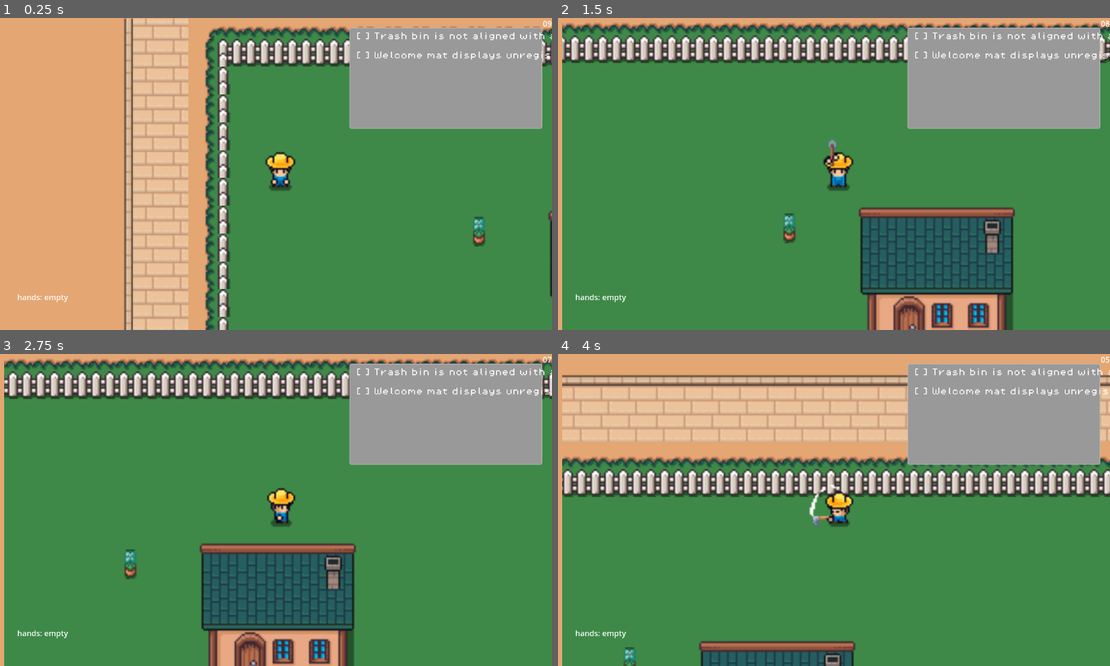
Above: before the commit, frames 1-4 (two rows, left to right).
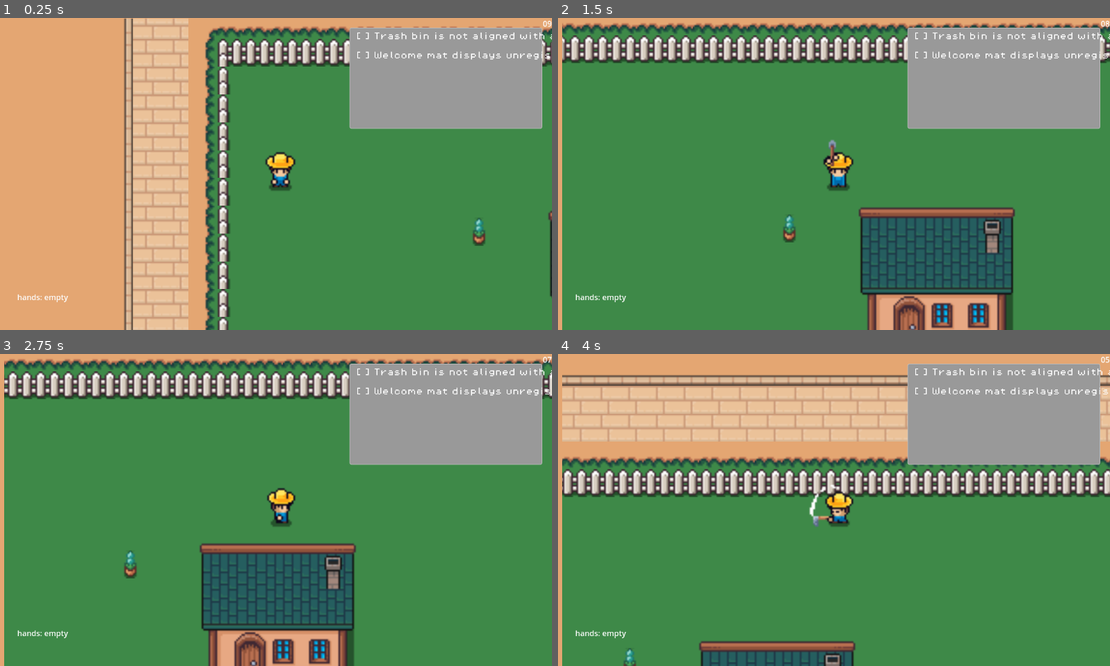
Above: after the commit, the same moments.

Repository: rae-ralston/cosmic-horror-hoa
Game: Godot game, scene res://scenes/game.tscn
The game is run twice, just before and just after one commit, with the same random seed, the same clock (stepped at 60 frames per second) and the same inputs.
Inputs:
- Up to frame 1 (0.25 s): no input
- Up to frame 2 (1.5 s): tap Enter (ui_accept) at 0.5, 0.77 s; hold Right (ui_right) 0.53-1.28 s; hold E (interact) 0.53-1.28 s; hold Down (ui_down) from 1.28 s (still down); tap Space (plow) at 1.35 s
- Up to frame 3 (2.75 s): tap Enter (ui_accept) at 1.52 s; release Down (ui_down) at 2.03 s; hold Right (ui_right) from 2.03 s (still down); tap W (water) at 2.1 s
- Up to frame 4 (4 s): release Right (ui_right) at 2.78 s; hold Up (ui_up) 2.78-3.53 s; tap E (interact) at 2.85 s; tap Enter (ui_accept) at 3.02, 3.77 s; hold Left (ui_left) from 3.53 s (still down); tap Space (plow) at 3.6 s

The runs differ from the first frame. In frame 1, less than 0.1% of the frame differs, in the area x 85-88%, y 63-74%; in frame 2, less than 0.1%; in frame 3, less than 0.1%, in the area x 22-25%, y 62-73%; in frame 4, less than 0.1%.

Commit message:
Rae/multiple items and zones (#48)
* generalized items and drop zones

* clean up

Diff:
--- a/data/items_by_id.gd
+++ /dev/null
@@ -1,25 +0,0 @@
-extends Node
-
-const ITEMS_BY_ID := {
-	"flower_pot": {
-		"id": "flower_pot",
-		"display_name": "Flower Pot",
-		"pickupable": true,
-		"size_class": "small",
-		"icon": {"x": 0, "y": 0, "w": 16, "h": 16}
-	},
-	"yard_flamingo": {
-		"id": "yard_flamingo",
-		"display_name": "Yard Flamingo",
-		"pickupable": true,
-		"size_class": "medium",
-		"icon": {"x": 16, "y": 0, "w": 16, "h": 16}
-	},
-	"welcome_mat": {
-		"id": "welcome_mat",
-		"display_name": "Welcome Mat",
-		"pickupable": true,
-		"size_class": "flat",
-		"icon": {"x": 32, "y": 0, "w": 16, "h": 16}
-	}
-}
--- a/scenes/game.tscn
+++ b/scenes/game.tscn
@@ -8,15 +8,8 @@
 [ext_resource type="PackedScene" uid="uid://llv2q3dauk28" path="res://scenes/citation_list_ui.tscn" id="4_vtaks"]
 [ext_resource type="PackedScene" uid="uid://j28d6tuyrgp6" path="res://scenes/timer_display.tscn" id="6_p57ef"]
 [ext_resource type="PackedScene" uid="uid://mdsr1aaoki0k" path="res://scenes/player.tscn" id="6_player"]
-[ext_resource type="Script" uid="uid://h06u2lhc0alq" path="res://scripts/item.gd" id="7_gee14"]
-[ext_resource type="Texture2D" uid="uid://bh177mk48wv3j" path="res://assets/sprites/decor/Flowers.png" id="7_u5sy4"]
-[ext_resource type="Script" uid="uid://cfd1rjp83hef0" path="res://scripts/placement_zone.gd" id="11_kvpfn"]
-
-[sub_resource type="RectangleShape2D" id="RectangleShape2D_gee14"]
-size = Vector2(5.8485603, 10.246149)
-
-[sub_resource type="RectangleShape2D" id="RectangleShape2D_kvpfn"]
-size = Vector2(40, 40)
+[ext_resource type="PackedScene" uid="uid://dnrn256j1jnpv" path="res://scenes/placement_zone.tscn" id="9_vtaks"]
+[ext_resource type="PackedScene" uid="uid://dnws8dw5c3xsc" path="res://scenes/item.tscn" id="10_kvpfn"]
 
 [node name="game" type="Control"]
 layout_mode = 3
@@ -107,33 +100,22 @@
 
 [node name="player" parent="GameView/GameViewport/World" instance=ExtResource("6_player")]
 
-[node name="ItemFlowerPot" type="Area2D" parent="GameView/GameViewport/World"]
+[node name="FlowerPot" type="Node" parent="GameView/GameViewport/World"]
+
+[node name="PlacementZone" parent="GameView/GameViewport/World/FlowerPot" instance=ExtResource("9_vtaks")]
+position = Vector2(223.35944, 133.2)
+
+[node name="Item" parent="GameView/GameViewport/World/FlowerPot" instance=ExtResource("10_kvpfn")]
 position = Vector2(114.74325, 32.67692)
-collision_layer = 3
-collision_mask = 3
-script = ExtResource("7_gee14")
-item_id = "flower_pot"
 
-[node name="Sprite2D" type="Sprite2D" parent="GameView/GameViewport/World/ItemFlowerPot"]
-texture = ExtResource("7_u5sy4")
-region_enabled = true
-region_rect = Rect2(84, 79.3235, 8.102829, 16.948715)
+[node name="Flamingo" type="Node" parent="GameView/GameViewport/World"]
 
-[node name="CollisionShape2D" type="CollisionShape2D" parent="GameView/GameViewport/World/ItemFlowerPot"]
-shape = SubResource("RectangleShape2D_gee14")
+[node name="Item2" parent="GameView/GameViewport/World/Flamingo" instance=ExtResource("10_kvpfn")]
+position = Vector2(16.431679, 106.33846)
+item_id = "yard_flamingo"
 
-[node name="ZoneFlowerPot" type="Area2D" parent="GameView/GameViewport/World"]
-position = Vector2(223.35944, 133.2)
-script = ExtResource("11_kvpfn")
-allowed_item_ids = Array[String](["flower_pot"])
-snap_point_path = NodePath("SnapPoint")
-
-[node name="FlowerPotCollision" type="CollisionShape2D" parent="GameView/GameViewport/World/ZoneFlowerPot"]
-light_mask = 5
-visibility_layer = 5
-position = Vector2(0.27850723, -0.5538368)
-shape = SubResource("RectangleShape2D_kvpfn")
-
-[node name="SnapPoint" type="Marker2D" parent="GameView/GameViewport/World/ZoneFlowerPot"]
+[node name="PlacementZone" parent="GameView/GameViewport/World/Flamingo" instance=ExtResource("9_vtaks")]
+position = Vector2(50.687553, 153.41537)
+allowed_item_ids = Array[String](["yard_flamingo"])
 
 [connection signal="citations_changed" from="CitationsManager" to="." method="_on_citations_manager_citations_changed"]
--- /dev/null
+++ b/scenes/item.tscn
@@ -0,0 +1,21 @@
+[gd_scene load_steps=4 format=3 uid="uid://dnws8dw5c3xsc"]
+
+[ext_resource type="Script" uid="uid://h06u2lhc0alq" path="res://scripts/item.gd" id="1_s8enn"]
+[ext_resource type="Texture2D" uid="uid://bh177mk48wv3j" path="res://assets/sprites/decor/Flowers.png" id="2_6muww"]
+
+[sub_resource type="RectangleShape2D" id="RectangleShape2D_gee14"]
+size = Vector2(5.8485603, 10.246149)
+
+[node name="Item" type="Area2D"]
+collision_layer = 3
+collision_mask = 3
+script = ExtResource("1_s8enn")
+item_id = "flower_pot"
+
+[node name="ItemSprite" type="Sprite2D" parent="."]
+texture = ExtResource("2_6muww")
+region_enabled = true
+region_rect = Rect2(84, 79.3235, 8.102829, 16.948715)
+
+[node name="ItemCollision" type="CollisionShape2D" parent="."]
+shape = SubResource("RectangleShape2D_gee14")
--- /dev/null
+++ b/scenes/placement_zone.tscn
@@ -0,0 +1,19 @@
+[gd_scene load_steps=3 format=3 uid="uid://dnrn256j1jnpv"]
+
+[ext_resource type="Script" uid="uid://cfd1rjp83hef0" path="res://scripts/placement_zone.gd" id="1_vn8dm"]
+
+[sub_resource type="RectangleShape2D" id="RectangleShape2D_kvpfn"]
+size = Vector2(40, 40)
+
+[node name="PlacementZone" type="Area2D"]
+script = ExtResource("1_vn8dm")
+allowed_item_ids = Array[String](["flower_pot"])
+snap_point_path = NodePath("ZoneSnapTo")
+
+[node name="ZoneCollision" type="CollisionShape2D" parent="."]
+light_mask = 5
+visibility_layer = 5
+position = Vector2(0.27850723, -0.5538368)
+shape = SubResource("RectangleShape2D_kvpfn")
+
+[node name="ZoneSnapTo" type="Marker2D" parent="."]
--- a/scripts/item.gd
+++ b/scripts/item.gd
@@ -1,16 +1,14 @@
 extends Area2D
 class_name Item
 
-@export var item_id: String = ""
+@export var item_id: String = "": set = set_item_id
 
+func set_item_id(value: String) -> void:
+	item_id = value
+	if is_node_ready():
+		_apply_visuals()
 
 var state: Dictionary = {}
-
-#func _normalize_id(raw: String) -> String:
-	#var key := raw.strip_edges()
-	#key = key.trim_prefix("\"").trim_suffix("\"")
-	#key = key.trim_prefix("'").trim_suffix("'")
-	#return key
 
 func _normalize_id(raw: String) -> String:
 	var key := raw.strip_edges()
@@ -36,3 +34,17 @@
 func _ready() -> void:
 	ItemRegistry.register(self)
 	add_to_group("pickup_items")
+
+	_apply_visuals()
+
+func _apply_visuals() -> void:
+	var item_sprite = get_node_or_null("ItemSprite")
+	if not item_sprite:
+		return
+
+	var texture := Items.get_world_texture(_normalize_id(item_id))
+	if texture != null:
+		item_sprite.texture = texture
+		item_sprite.region_enabled = false
+	else:
+		push_warning("Item '%s' has no world texture" % item_id)
--- a/scripts/items.gd
+++ b/scripts/items.gd
@@ -2,6 +2,7 @@
 class_name Items
 
 const ICON_ATLAS: Texture2D = preload("res://assets/sprites/icons/Other_Icons_Outline.png")
+const WORLD_ATLAS: Texture2D = preload("res://assets/sprites/decor/Flowers.png")
 
 const ITEMS_BY_ID := {
 	"flower_pot": {
@@ -10,6 +11,7 @@
 		"pickupable": true,
 		"size_class": "small",
 		"icon_region": Rect2(0, 0, 16, 16),
+		"world_region": Rect2(80, 144, 16, 16),
 	},
 	"yard_flamingo": {
 		"id": "yard_flamingo",
@@ -17,6 +19,7 @@
 		"pickupable": true,
 		"size_class": "medium",
 		"icon_region": Rect2(16, 0, 16, 16),
+		"world_region": Rect2(80, 128, 16, 16)
 	},
 	"welcome_mat": {
 		"id": "welcome_mat",
@@ -24,8 +27,21 @@
 		"pickupable": true,
 		"size_class": "flat",
 		"icon_region": Rect2(32, 0, 16, 16),
+		"world_region": Rect2(80, 0, 16, 16)
 	}
 }
+
+static func get_world_texture(item_id: String) -> Texture2D:
+	var def: Dictionary = ITEMS_BY_ID.get(item_id, {})
+	var region = def.get("world_region", null)
+	if region == null:
+		return null
+
+	var texture := AtlasTexture.new()
+	texture.atlas = WORLD_ATLAS
+	texture.region = region
+
+	return texture
 
 static func get_icon_texture(item_id: String) -> Texture2D:
 	var key := item_id.strip_edges()
Not shown, removed: data/items_by_id.gd.uid
Not shown: 1 places in scenes/game.tscn that only renumber resources
